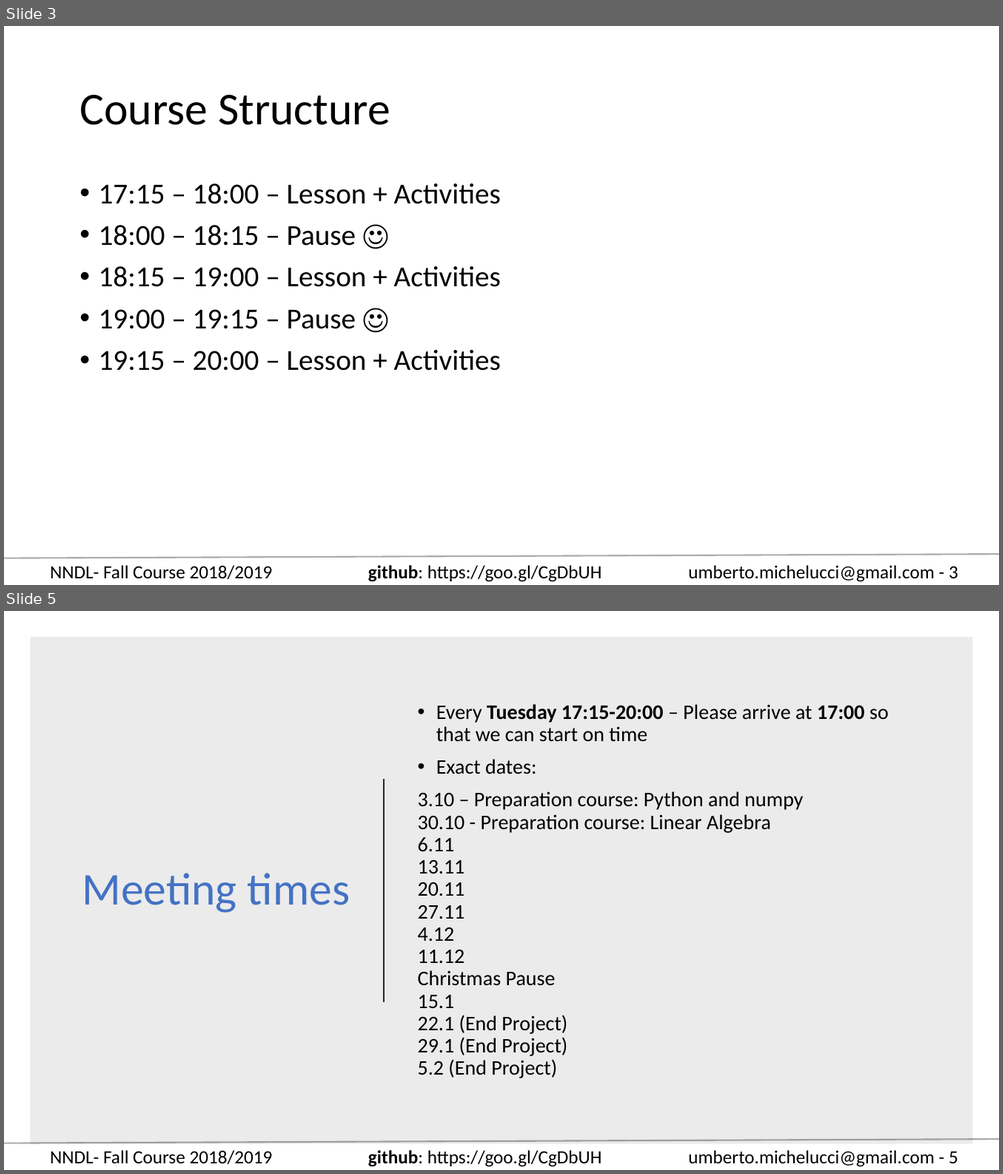
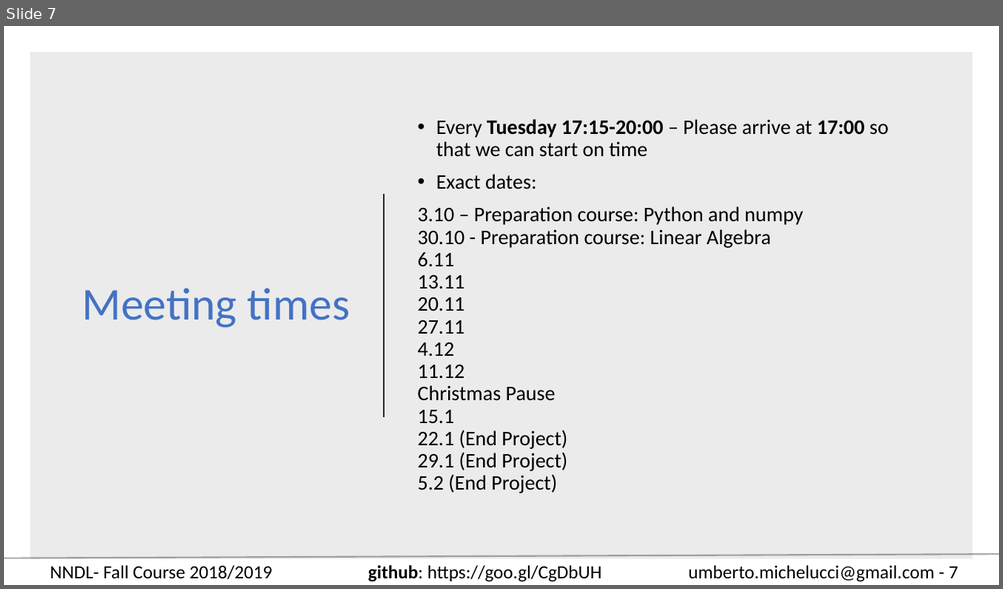
Before and after one commit to toelt-llc/COURSE-zhaw-dlcourse-spring2019, a slide deck: Week 1 - Mathematic introduction/NNDL - Fall 18 Week 1 - Administration and basics.pptx. Shown one above the other, each under a label of ours: slides 3 and 5 before the commit, slide 7 after it; the slides between them are not shown. The pictures are 1003x1174 and 1003x589 pixels, drawn with LibreOffice and Linux fonts; fonts in the diff are those of the drawing. Boxes give left, top, right and bottom in pixels: in the first picture for what was removed or moved away, otherwise in the second. Text is boxed around its words. In the diff, an @@ line names an element or a change of style, - is before the commit and + after.

```diff
--- a/Week 1 - Mathematic introduction/NNDL - Fall 18 Week 1 - Administration and basics.pptx
+++ b/Week 1 - Mathematic introduction/NNDL - Fall 18 Week 1 - Administration and basics.pptx
@@ slide 3 removed at box(4, 26, 999, 585), background #FFFFFF; not listed: 4 template elements that a slide beside it also shows @@
@@ title removed at box(79, 95, 390, 125) @@
-Course Structure
@@ text removed at box(99, 184, 501, 371) @@
-• 17:15 – 18:00 – Lesson + Activities
-• 18:00 – 18:15 – Pause ☺
-• 18:15 – 19:00 – Lesson + Activities
-• 19:00 – 19:15 – Pause ☺
-• 19:15 – 20:00 – Lesson + Activities
@@ what was slide 5 is now slide 7 @@
@@ text at box(688, 565, 958, 582): text changed @@
-umberto.michelucci@gmail.com - 5
+umberto.michelucci@gmail.com - 7
```
Also in this commit, not shown: 6 slides changed, 3 slides added, 1 other slide removed.
